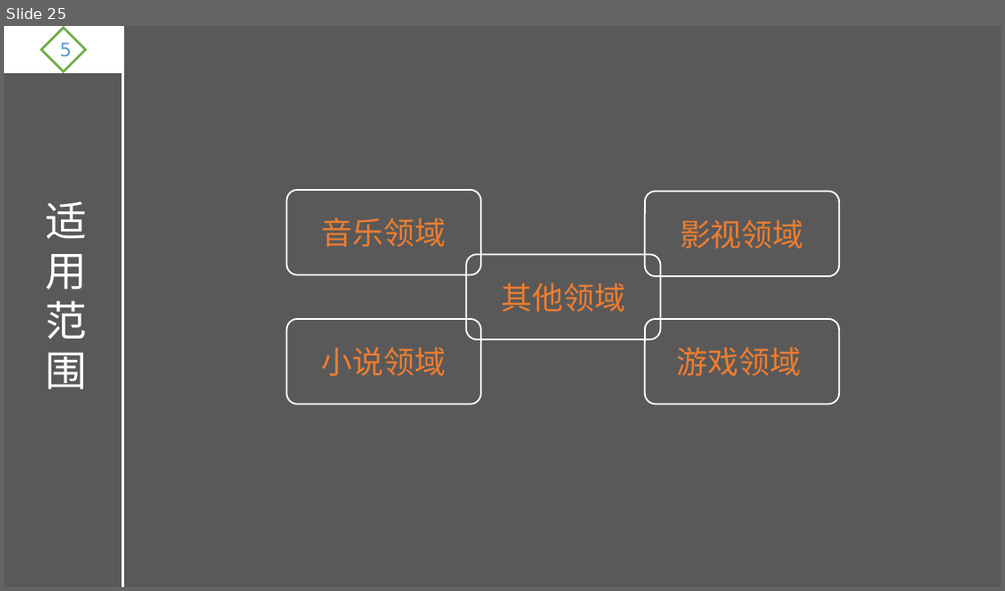
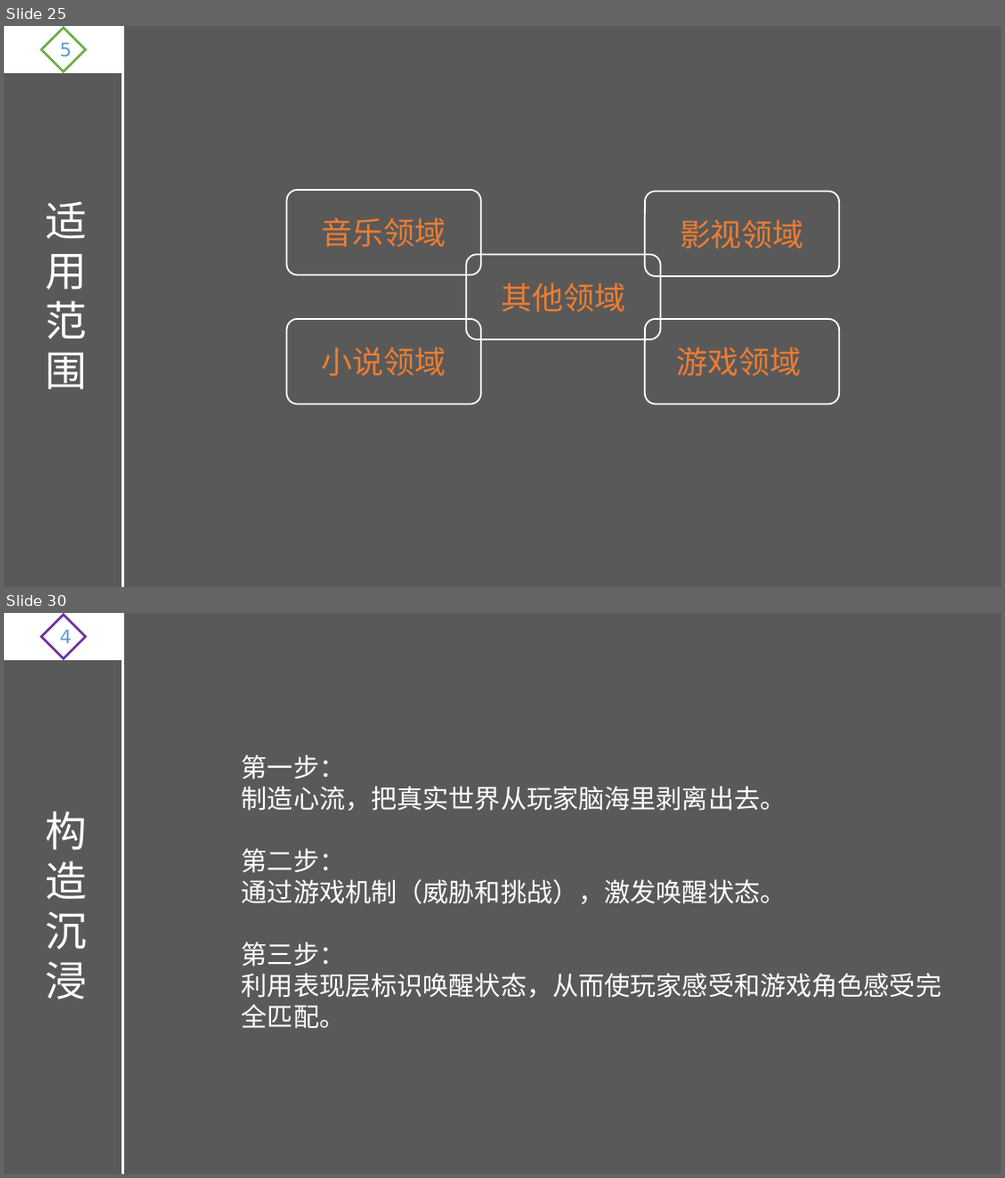
Before and after one commit to ThreePeopleGame/Death, a slide deck: Share/游戏设计理论.pptx. Shown one above the other, each under a label of ours: slide 25 before the commit, slides 25 and 30 after it; the slides between them are not shown. The pictures are 1005x591 and 1005x1178 pixels, drawn with LibreOffice and Linux fonts; fonts in the diff are those of the drawing. Boxes give left, top, right and bottom in pixels: in the first picture for what was removed or moved away, otherwise in the second. Text is boxed around its words. In the diff, an @@ line names an element or a change of style, - is before the commit and + after.

Commit message:
沉浸
分享

```diff
--- a/Share/游戏设计理论.pptx
+++ b/Share/游戏设计理论.pptx
@@ slide 30 added at bbox=[4, 613, 1001, 1174], background #595959 @@
@@ rectangle added at bbox=[4, 613, 123, 660], fill #FFFFFF, outline #FFFFFF 1.5 pt @@
@@ diamond added at bbox=[41, 615, 86, 658], outline #7030A0 2.25 pt, 18 pt, text #5B9BD5 @@
+4
@@ line added from (123, 613) to (123, 1174), #FFFFFF 2.25 pt @@
@@ text added at bbox=[242, 755, 941, 1028], 25 pt, text #FFFFFF @@
+第一步：
+制造心流，把真实世界从玩家脑海里剥离出去。
+第二步：
+通过游戏机制（威胁和挑战），激发唤醒状态。
+第三步：
+利用表现层标识唤醒状态，从而使玩家感受和游戏角色感受完全匹配。
@@ text added at bbox=[45, 811, 87, 999], 40 pt, text #FFFFFF @@
+构造沉浸
```
Also in this commit, not shown: 5 other slides added, 1 other file.
